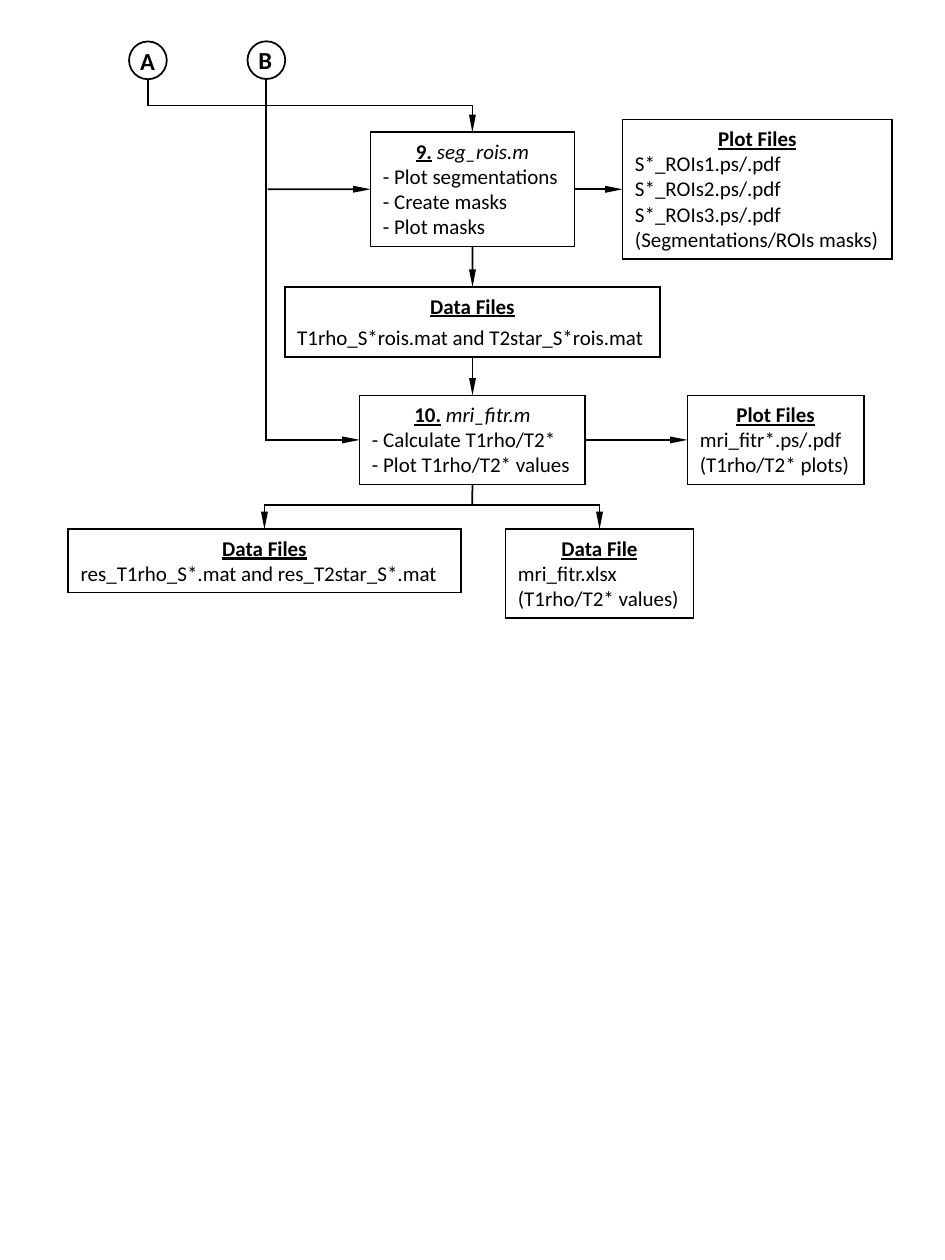
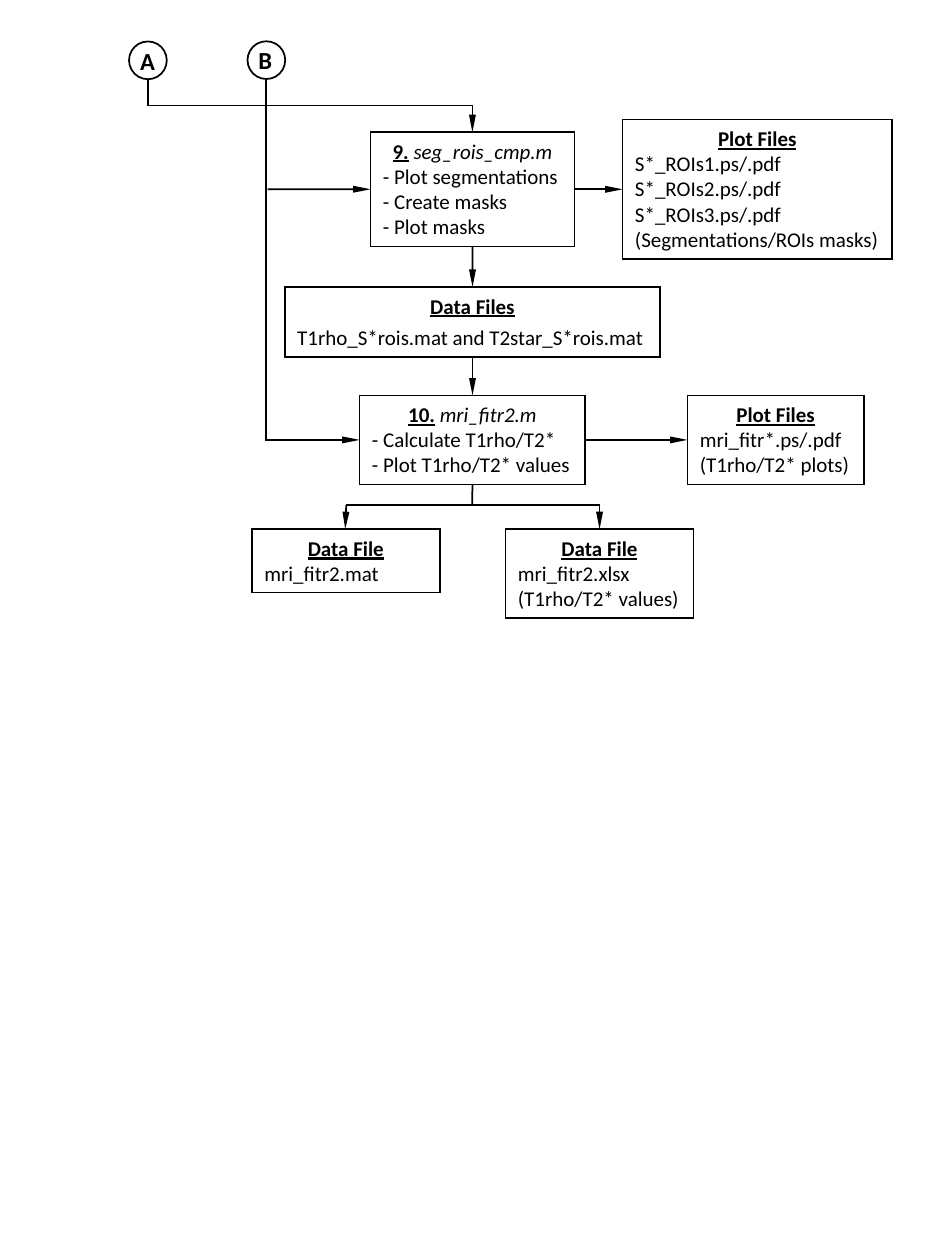
Before and after one commit to mggardne/MRI_T1rho_T2star_reliability, a slide deck: slide 2 of ImageAnalysisPipeline6.pptx. Drawn at 945x1260 pixels with LibreOffice and Linux fonts; fonts in the diff are those of the drawing. Boxes give left, top, right and bottom in pixels: in the first picture for what was removed or moved away, otherwise in the second. Text is boxed around its words. In the diff, an @@ line names an element or a change of style, - is before the commit and + after.

```diff
--- a/ImageAnalysisPipeline6.pptx
+++ b/ImageAnalysisPipeline6.pptx
@@ text in rectangle at [393,144,553,163]: text changed @@
-9. seg_rois.m
+9. seg_rois_cmp.m
@@ text in rectangle at [408,407,537,426]: text changed @@
-10. mri_fitr.m
+10. mri_fitr2.m
@@ arrow moved from (265, 505) - (265, 529) to (346, 505) - (345, 529) @@
@@ line moved from (474, 505) - (265, 505) to (474, 505) - (346, 505) @@
@@ rectangle "Data File": place and size @@
-rectangle "Data File" at [68,529,460,592]
+rectangle "Data File" at [252,529,440,592]
@@ text in rectangle at [264,541,383,584]: text changed @@
-Data Files
-res_T1rho_S*.mat and res_T2star_S*.mat
+Data File
+mri_fitr2.mat
@@ text in rectangle at [518,566,630,584]: text changed @@
-mri_fitr.xlsx
+mri_fitr2.xlsx
```
Also in this commit, not shown: 1 other file.
